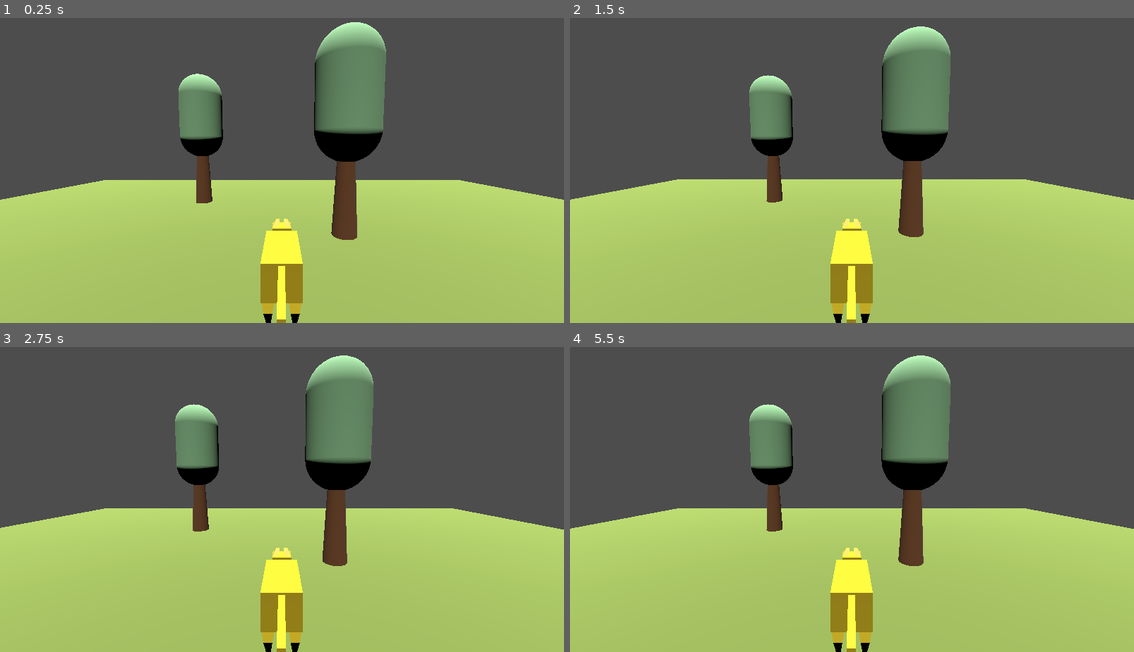
Above: before the commit, frames 1-4 (two rows, left to right).
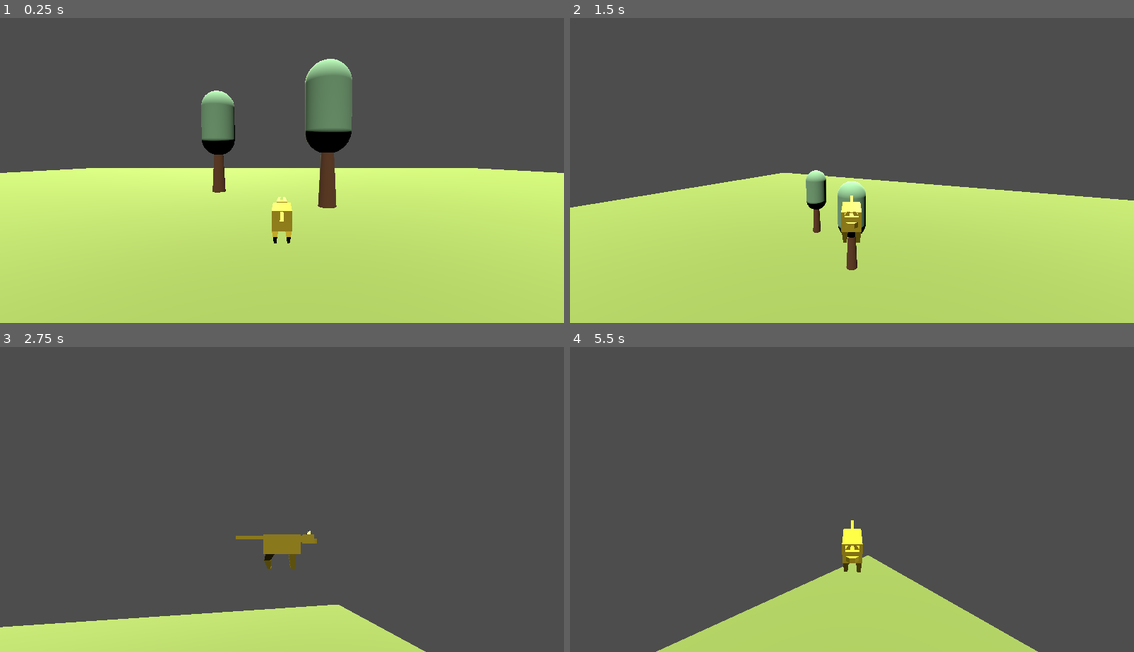
Above: after the commit, the same moments.

Repository: hahalek/fat-cat
Game: Godot game, scene res://Scenes/planes.tscn
The game is run twice, just before and just after one commit, with the same random seed, the same clock (stepped at 60 frames per second) and the same inputs. The project has no main scene, so this scene is started directly.
Inputs (mouse positions are in pixels of both pictures, inside the frame that each line leads up to):
- Up to frame 1 (0.25 s): no input
- Up to frame 2 (1.5 s): tap Enter (ui_accept) at 0.5, 0.6 s; move the mouse to (976, 149) at 0.52 s; hold D (right) 0.53-1.28 s; tap Space (jump) at 0.77, 0.8, 1.07, 1.35 s; move the mouse to (739, 179) at 1.27 s; hold S (backward) from 1.28 s (still down)
- Up to frame 3 (2.75 s): tap Space (jump) at 1.52, 1.82, 2.3 s; tap Enter (ui_accept) at 1.55, 2.1 s; move the mouse to (338, 423) at 2.02 s; release S (backward) at 2.03 s; hold D (right) from 2.03 s (still down)
- Up to frame 4 (5.5 s): move the mouse to (823, 557) at 2.77 s; release D (right) at 2.78 s; hold W (forward) 2.78-3.53 s; tap Enter (ui_accept) at 2.85, 4.35, 5.1 s; tap Space (jump) at 3.02, 3.32, 3.6, 3.77, 4.07, 4.52, 4.82, 5.3 s; move the mouse to (1021, 542) at 3.52 s; hold A (left) 3.53-5.03 s; tap Escape (cancel, bound only after the commit) at 4.15 s; move the mouse to (682, 447) at 4.27 s; move the mouse to (880, 493) at 5.02 s; hold S (backward) from 5.03 s (still down)

The runs differ from the first frame. In frame 1, 27% of the frame differs, in the area x 0-100%, y 1-100%; in frame 2, 13%; in frame 3, 52%, in the area x 0-100%, y 2-100%; in frame 4, 43%.

Commit message:
Mouse controls camera movement

Diff:
--- a/Characters/Cat/cat.gd
+++ b/Characters/Cat/cat.gd
@@ -1,30 +1,73 @@
 extends CharacterBody3D
+const PLAYER_GRAVITY = 18
+const SPEED = 4.0
+const JUMP_VELOCITY = 400.5
+var mouse_sensitivity := 0.002
+var twist_input := 0.0
+var pitch_input := 0.0
 
-# How fast the player moves in meters per second.
-@export var speed = 46
-# The downward acceleration when in the air, in meters per second squared.
-@export var fall_acceleration = 75
-var direction = Vector3.ZERO
+@onready var twist_pivot = $TwistPivot
+@onready var pitch_pivot = $TwistPivot/PitchPivot
+@onready var cat_model = $Cat
+@onready var colision_shape = $CollisionShape3D
 
-func calculate_movement(event: InputEvent):
-	if event.is_action_pressed("forward"):
-		direction.z = 1
-	if event.is_action_pressed("backward"):
-		direction.z = -1
-	if event.is_action_pressed("left"):
-		direction.x = 1
-	if event.is_action_pressed("right"):
-		direction.x = -1
-	return direction.normalized()
 
-func _input(event: InputEvent) -> void:
-	if event is InputEventKey:
-		if event.pressed:
-			direction = calculate_movement(event)
-		else:
-			direction = Vector3.ZERO
+func _ready():
+	Input.mouse_mode = Input.MOUSE_MODE_CAPTURED
 
-func _physics_process(delta: float) -> void:
-	velocity = direction * speed * delta
-	print(position)
+
+func _physics_process(delta):
+	# Add the gravity.
+	if not is_on_floor():
+		velocity.y -= PLAYER_GRAVITY * delta
+
+	# Handle jump.
+	if Input.is_action_just_pressed("jump"): # and is_on_floor()
+		#$"../jump".play()
+		velocity.y = JUMP_VELOCITY * delta
+
+	#if Input.is_action_just_released("ui_accept"):
+		#jump_cut()
+
+
+	print(velocity.y)
+	# Get the input direction and handle the movement/deceleration.
+	# As good practice, you should replace UI actions with custom gameplay actions.
+	var input_dir = Input.get_vector("left", "right", "forward", "backward")
+	var direction = (twist_pivot.basis * Vector3(input_dir.x, 0, input_dir.y)).normalized()
+	if direction:
+		#play_walk_sound()
+		velocity.x = - direction.x * SPEED
+		velocity.z = - direction.z * SPEED
+		#print(direction)
+		var cat_vec = - Vector2(direction.x, direction.z)
+		var cat_angle = rad_to_deg(cat_vec.angle())
+
+		cat_model.rotation_degrees.y = - cat_angle + 90
+		colision_shape.rotation_degrees.y = - cat_angle + 90
+	else:
+		velocity.x = move_toward(velocity.x, 0, SPEED)
+		velocity.z = move_toward(velocity.z, 0, SPEED)
+
+	if Input.is_action_just_pressed("cancel"):
+		Input.mouse_mode = Input.MOUSE_MODE_VISIBLE
+
+	twist_pivot.rotate_y(twist_input)
+	pitch_pivot.rotate_x(pitch_input)
+	pitch_pivot.rotation.x = clamp(
+		pitch_pivot.rotation.x,
+		-0.5,
+		0.5
+	)
+
+	twist_input = 0.0
+	pitch_input = 0.0
+
+
 	move_and_slide()
+
+func _unhandled_input(event: InputEvent):
+	if event is InputEventMouseMotion:
+		if Input.mouse_mode == Input.MOUSE_MODE_CAPTURED:
+			twist_input = - event.relative.x * mouse_sensitivity
+			pitch_input = event.relative.y * mouse_sensitivity
--- /dev/null
+++ b/Scenes/planes.gd
@@ -0,0 +1 @@
+extends Node3D
--- a/Scenes/planes.tscn
+++ b/Scenes/planes.tscn
@@ -1,23 +1,25 @@
-[gd_scene load_steps=8 format=3 uid="uid://ddxwhl28eo7i0"]
+[gd_scene load_steps=9 format=3 uid="uid://ddxwhl28eo7i0"]
 
 [ext_resource type="PackedScene" uid="uid://cvfl67fqc85bw" path="res://Blender/cat_0.glb" id="1_ikln6"]
+[ext_resource type="Script" uid="uid://6nkbi6nb1g0a" path="res://Scenes/planes.gd" id="1_ktkpj"]
 [ext_resource type="Script" uid="uid://xh1gksfr2li8" path="res://Characters/Cat/cat.gd" id="2_1ddll"]
 [ext_resource type="PackedScene" uid="uid://by358ro5wa8yc" path="res://Items/Trees/tree_1.tscn" id="3_pfm6d"]
 
 [sub_resource type="BoxShape3D" id="BoxShape3D_mvyjq"]
-size = Vector3(15, 0.1, 15)
+size = Vector3(40, 0.1, 40)
 
 [sub_resource type="StandardMaterial3D" id="StandardMaterial3D_ikln6"]
 albedo_color = Color(0.366085, 0.43848, 0.184363, 1)
 
 [sub_resource type="BoxMesh" id="BoxMesh_1ddll"]
 material = SubResource("StandardMaterial3D_ikln6")
-size = Vector3(15, 0.1, 15)
+size = Vector3(40, 0.1, 40)
 
 [sub_resource type="BoxShape3D" id="BoxShape3D_1ddll"]
 size = Vector3(0.249512, 0.430298, 1.0813)
 
 [node name="Planes" type="Node3D"]
+script = ExtResource("1_ktkpj")
 
 [node name="StaticBody3D" type="StaticBody3D" parent="."]
 
@@ -28,7 +30,7 @@
 mesh = SubResource("BoxMesh_1ddll")
 
 [node name="CharacterBody3D" type="CharacterBody3D" parent="."]
-transform = Transform3D(1, 0, 0, 0, 1, 0, 0, 0, 1, 0, 0.296416, 0)
+transform = Transform3D(1, 0, 0, 0, 1, 0, 0, 0, 1, 0, 0.389519, 0)
 script = ExtResource("2_1ddll")
 
 [node name="Cat" parent="CharacterBody3D" instance=ExtResource("1_ikln6")]
@@ -38,15 +40,25 @@
 transform = Transform3D(1, 0, 0, 0, 1, 0, 0, 0, 1, 0.00268555, 0.266785, 0.106323)
 shape = SubResource("BoxShape3D_1ddll")
 
-[node name="Camera3D" type="Camera3D" parent="CharacterBody3D"]
-transform = Transform3D(-1, 0, -8.74228e-08, -7.71363e-09, 0.9961, 0.0882337, 8.70818e-08, 0.0882337, -0.9961, 0, 1.16617, -1.21258)
+[node name="TwistPivot" type="Node3D" parent="CharacterBody3D"]
+transform = Transform3D(1, 0, 0, 0, 1, 0, 0, 0, 1, 0, 0.340026, 0.191371)
+
+[node name="PitchPivot" type="Node3D" parent="CharacterBody3D/TwistPivot"]
+
+[node name="Camera3D" type="Camera3D" parent="CharacterBody3D/TwistPivot/PitchPivot"]
+transform = Transform3D(-1, 2.22045e-16, -8.74228e-08, -2.95342e-09, 0.999429, 0.0337831, 8.73729e-08, 0.0337831, -0.999429, 0, 0.783269, -2.73795)
 
 [node name="DirectionalLight3D" type="DirectionalLight3D" parent="."]
-transform = Transform3D(1, 0, 0, 0, -0.189678, 0.981846, 0, -0.981846, -0.189678, 0, 7.27087, -1.90531)
+transform = Transform3D(1, 0, 0, 0, -0.189678, 0.981846, 0, -0.981846, -0.189678, -6.68837, 7.27087, -7.82342)
 light_energy = 3.015
 
 [node name="Tree_1" parent="." instance=ExtResource("3_pfm6d")]
 transform = Transform3D(1, 0, 0, 0, 1, 0, 0, 0, 1, -1, 0.749001, 2)
 
 [node name="Tree_2" parent="." instance=ExtResource("3_pfm6d")]
-transform = Transform3D(0.75, 0, 0, 0, 0.75, 0, 0, 0, 0.75, 2, 0.518204, 4)
+transform = Transform3D(1, 0, 0, 0, 1, 0, 0, 0, 1, 2, 0.518204, 4)
+
+[node name="DirectionalLight3D2" type="DirectionalLight3D" parent="."]
+transform = Transform3D(0.965926, -0.12941, 0.224144, 0, 0.866025, 0.5, -0.258819, -0.482963, 0.836516, 7, 32, 10)
+light_color = Color(0.863079, 0.893664, 0.616792, 1)
+light_energy = 1.85
--- a/project.godot
+++ b/project.godot
@@ -46,6 +46,11 @@
 "events": [Object(InputEventMouseButton,"resource_local_to_scene":false,"resource_name":"","device":-1,"window_id":0,"a …(253 unchanged characters)…
 ]
 }
+cancel={
+"deadzone": 0.2,
+"events": [Object(InputEventKey,"resource_local_to_scene":false,"resource_name":"","device":-1,"window_id":0,"alt_pressed":false,"shift_pressed":false,"ctrl_pressed":false,"meta_pressed":false,"pressed":false,"keycode":0,"physical_keycode":4194305,"key_label":0,"unicode":0,"location":0,"echo":false,"script":null)
+]
+}
 
 [rendering]
 
Not shown, added: Scenes/planes.gd.uid
